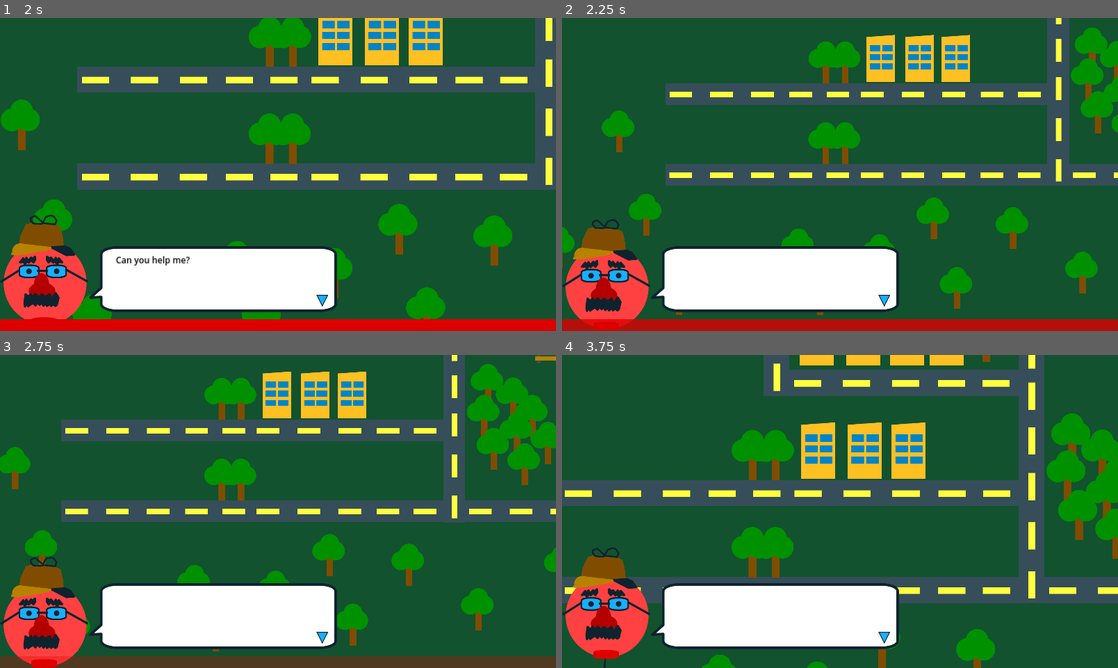
Above: before the commit, frames 1-4 (two rows, left to right).
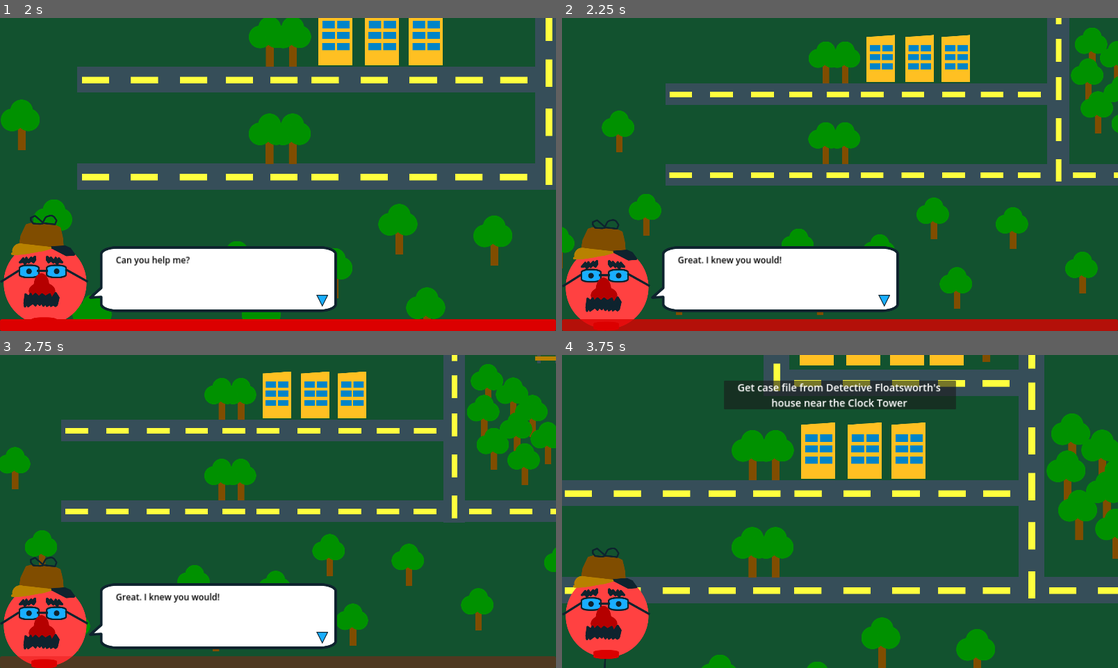
Above: after the commit, the same moments.

Repository: mathew-tran/theanajam22
Game: Godot game, scene res://Scenes/Main.tscn
Two runs of this game, one before a commit and one after it. Both use one fixed random seed, a clock stepped at 60 frames per second and the inputs below.
Inputs (mouse positions are in pixels of both pictures, inside the frame that each line leads up to):
- Up to frame 1 (2 s): move the mouse to (400, 158) at 0.52 s; press the mouse at (400, 158) at 0.53 s; hold D (move_right) 0.53-1.28 s; move the mouse to (166, 190) at 1.27 s; release the mouse at (166, 190) at 1.28 s; hold S (move_down) from 1.28 s (still down); click (166, 190) at 1.35 s
- Up to frame 2 (2.25 s): move the mouse to (895, 105) at 2.02 s; release S (move_down) at 2.03 s; press the mouse at (895, 105) at 2.03 s; hold D (move_right) from 2.03 s (still down); tap Mouse wheel down (scroll_down) at 2.1 s
- Up to frame 3 (2.75 s): keep holding D (move_right)
- Up to frame 4 (3.75 s): move the mouse to (812, 574) at 2.77 s; release D (move_right) at 2.78 s; release the mouse at (812, 574) at 2.78 s; hold W (move_up) 2.78-3.53 s; tap Mouse wheel up (scroll_up) at 2.85 s; click (812, 574) at 3.05 s; move the mouse to (1006, 558) at 3.52 s; press the mouse at (1006, 558) at 3.53 s; hold A (move_left) from 3.53 s (still down)

Frame 1 is identical in both runs. In frame 2, 0.3% of the frame differs, in the area x 20-40%, y 76-80%; in frame 3, 0.3%; in frame 4, 13%, in the area x 16-71%, y 8-94%.

Commit message:
add ability to set objective and dialogue based on mission

Diff:
--- a/Prefabs/UI/PlayerUI.tscn
+++ b/Prefabs/UI/PlayerUI.tscn
@@ -147,3 +147,37 @@
 offset_bottom = -500.0
 grow_vertical = 2
 rotation = 1.5708
+
+[node name="Objective" type="Panel" parent="."]
+layout_mode = 1
+anchors_preset = 8
+anchor_left = 0.5
+anchor_top = 0.5
+anchor_right = 0.5
+anchor_bottom = 0.5
+offset_left = -400.0
+offset_top = -452.0
+offset_right = 400.0
+offset_bottom = -352.0
+grow_horizontal = 2
+grow_vertical = 2
+metadata/_edit_group_ = true
+
+[node name="Label" type="Label" parent="Objective"]
+layout_mode = 1
+anchors_preset = 6
+anchor_left = 1.0
+anchor_top = 0.5
+anchor_right = 1.0
+anchor_bottom = 0.5
+offset_left = -800.0
+offset_top = -50.0
+offset_right = -5.0
+offset_bottom = 91.0
+grow_horizontal = 0
+grow_vertical = 2
+theme_override_font_sizes/font_size = 35
+text = "Go to Detectives House
+asdada"
+horizontal_alignment = 1
+autowrap_mode = 2
--- a/Scripts/Autoload/EventManager.gd
+++ b/Scripts/Autoload/EventManager.gd
@@ -7,3 +7,5 @@
 signal InjectDetDialogue (content)
 signal InjectDialogueContinue
 signal InjectDetDialogueComplete
+
+signal InjectObjective(content)
--- a/Scripts/Game/Mission1.gd
+++ b/Scripts/Game/Mission1.gd
@@ -4,6 +4,12 @@
 	var content1 = "Welcome fellow detective.\nI need some help on this case. \nCan you help me?"
 	EventManager.InjectDetDialogue.emit(content1)
 
+	await EventManager.InjectDetDialogueComplete
+	var content2 = "Great. I knew you would!\nCould you go to my office near the clock tower. I have left a case file on the ground!"
+	EventManager.InjectDetDialogue.emit(content2)
+
+	await EventManager.InjectDetDialogueComplete
+	EventManager.InjectObjective.emit("Get case file from Detective Floatsworth's house near the Clock Tower")
 
 func DeactivateMission():
 	pass
--- a/Scripts/UI/PlayerUI.gd
+++ b/Scripts/UI/PlayerUI.gd
@@ -1,6 +1,10 @@
 extends Control
 
 @onready var SpeechLabel = $"Control/Speech Bubble/Label"
+@onready var SpeechBubble = $"Control/Speech Bubble"
+
+@onready var ObjectivePanel = $Objective
+@onready var ObjectiveLabel = $Objective/Label
 
 var CurrentContent = []
 var CurrentContentIndex = 0
@@ -12,6 +16,9 @@
 	EventManager.connect("PlayerHitLeftBoundary", Callable(self, "OnPlayerHitLeftBoundary"))
 	EventManager.connect("PlayerHitRightBoundary", Callable(self, "OnPlayerHitRightBoundary"))
 	EventManager.connect("InjectDetDialogue", Callable(self, "OnInjectDetDialogue"))
+	EventManager.connect("InjectObjective", Callable(self, "OnInjectObjective"))
+	ClearText()
+	ClearObjective()
 
 func OnPlayerHitTopBoundary():
 	$TopBoundaryHint.ActivateHint()
@@ -29,21 +36,35 @@
 	if event.is_action_pressed("mouse_click"):
 		if CurrentContent != []:
 			if CurrentContentIndex < len(CurrentContent) - 1:
-				EventManager.InjectDialogueContinue
+				EventManager.InjectDialogueContinue.emit()
 				CurrentContentIndex += 1
 				SetText()
 			else:
 				ClearText()
 				CurrentContent = []
+				EventManager.InjectDetDialogueComplete.emit()
 func SetText():
 	SpeechLabel.text = CurrentContent[CurrentContentIndex]
 
 func ClearText():
 	SpeechLabel.text = ""
+	SpeechBubble.visible = false
+
+func SetObjectiveLabel(content):
+	ObjectivePanel.visible = true
+	ObjectiveLabel.text = content
+
+func ClearObjective():
+	ObjectivePanel.visible = false
+
 func OnInjectDetDialogue(content):
 	CurrentContent = SplitString(content)
 	CurrentContentIndex = 0
 	SetText()
+	SpeechBubble.visible = true
+
+func OnInjectObjective(content):
+	SetObjectiveLabel(content)
 
 func SplitString(s: String):
 	var result = []
